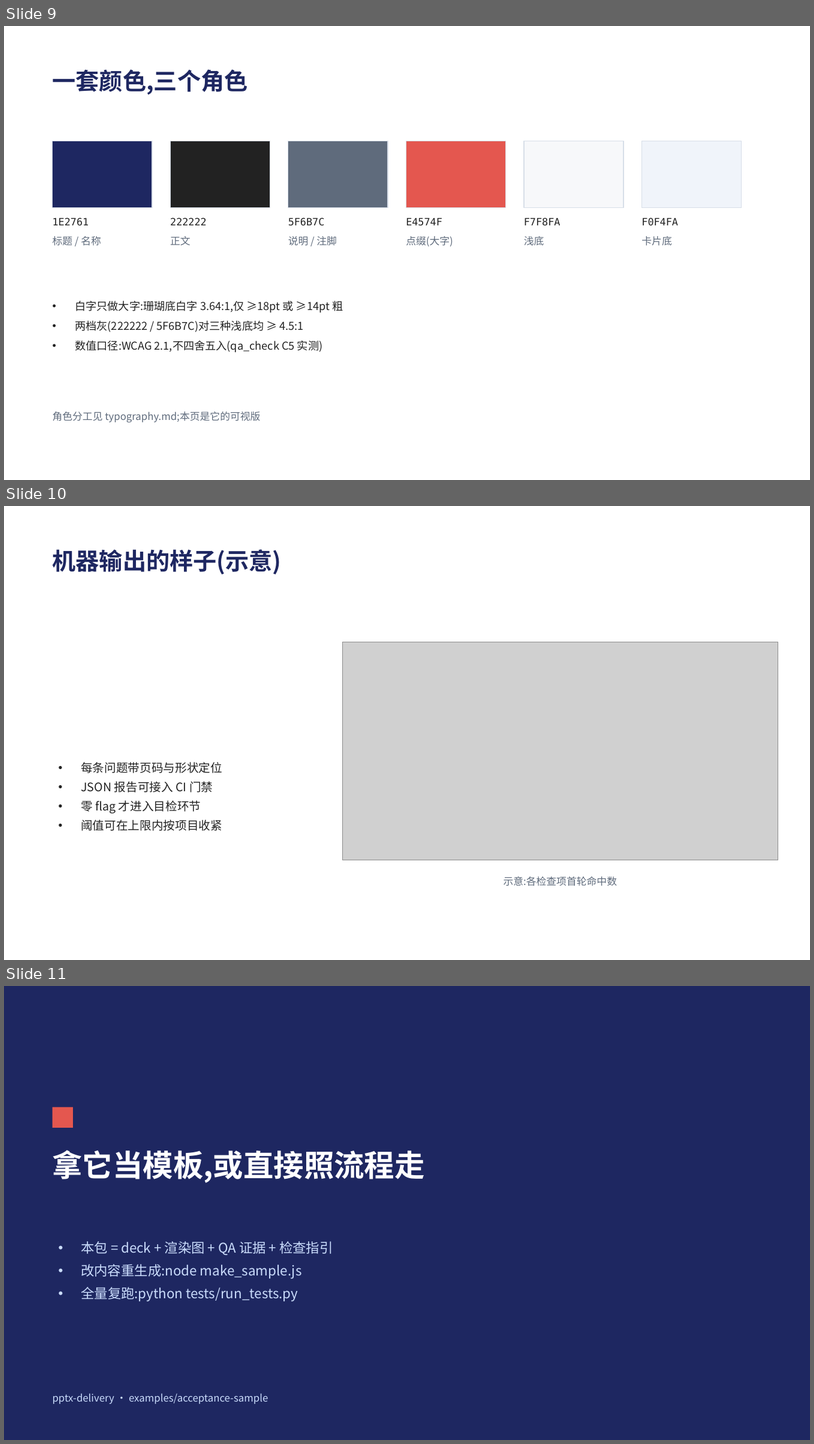
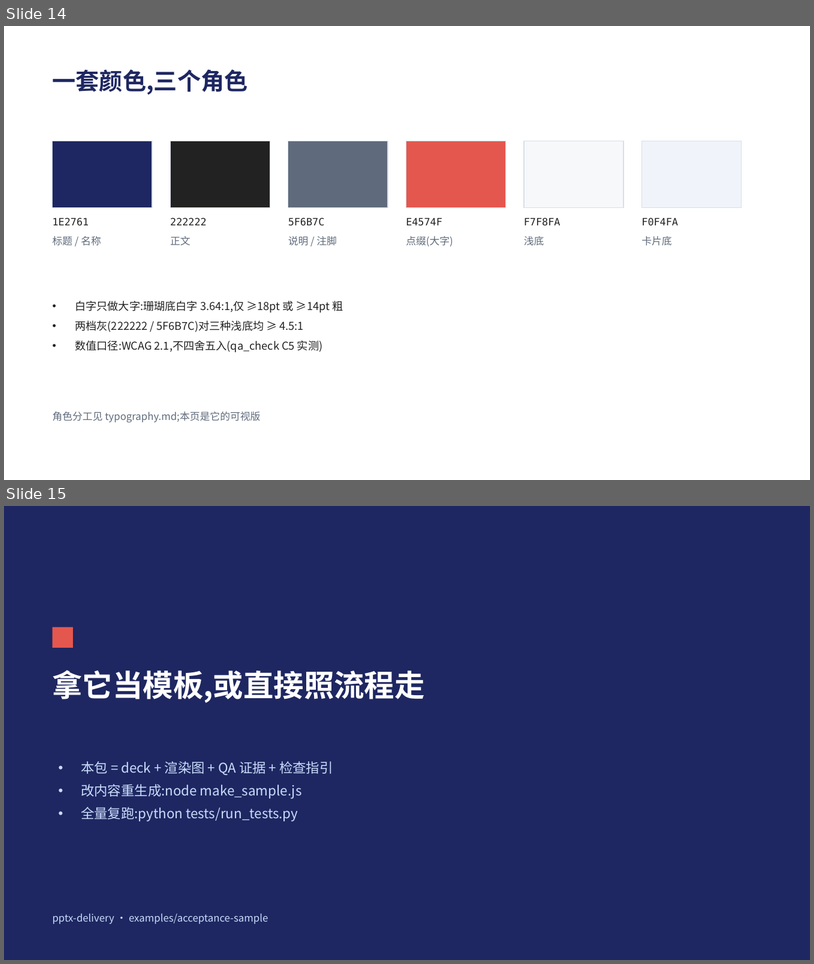
Before and after one commit to Tlaven/skill-repo, a slide deck: pptx-delivery/examples/acceptance-sample/deck.pptx. Shown one above the other, each under a label of ours: slides 9, 10 and 11 before the commit, slides 14 and 15 after it. The pictures are 814x1444 and 814x964 pixels, drawn with LibreOffice and Linux fonts; fonts in the diff are those of the drawing; grey boxes stand for pictures. Boxes give left, top, right and bottom in pixels: in the first picture for what was removed or moved away, otherwise in the second. Text is boxed around its words. In the diff, an @@ line names an element or a change of style, - is before the commit and + after.

```diff
--- a/pptx-delivery/examples/acceptance-sample/deck.pptx
+++ b/pptx-delivery/examples/acceptance-sample/deck.pptx
@@ slide 10 removed at bbox=[4, 506, 810, 960], background #FFFFFF @@
@@ text removed at bbox=[53, 549, 282, 574] @@
-机器输出的样子(示意)
@@ picture removed at bbox=[343, 642, 779, 860] @@
@@ text removed at bbox=[81, 762, 222, 831] @@
-• 每条问题带页码与形状定位
-• JSON 报告可接入 CI 门禁
-• 零 flag 才进入目检环节
-• 阈值可在上限内按项目收紧
@@ text removed at bbox=[504, 876, 617, 886] @@
-示意:各检查项首轮命中数
@@ what was slide 9 is now slide 14 @@
@@ what was slide 11 is now slide 15 @@
```
Also in this commit, not shown: 4 slides changed, 9 slides added, 4 other slides removed, 23 other files.
